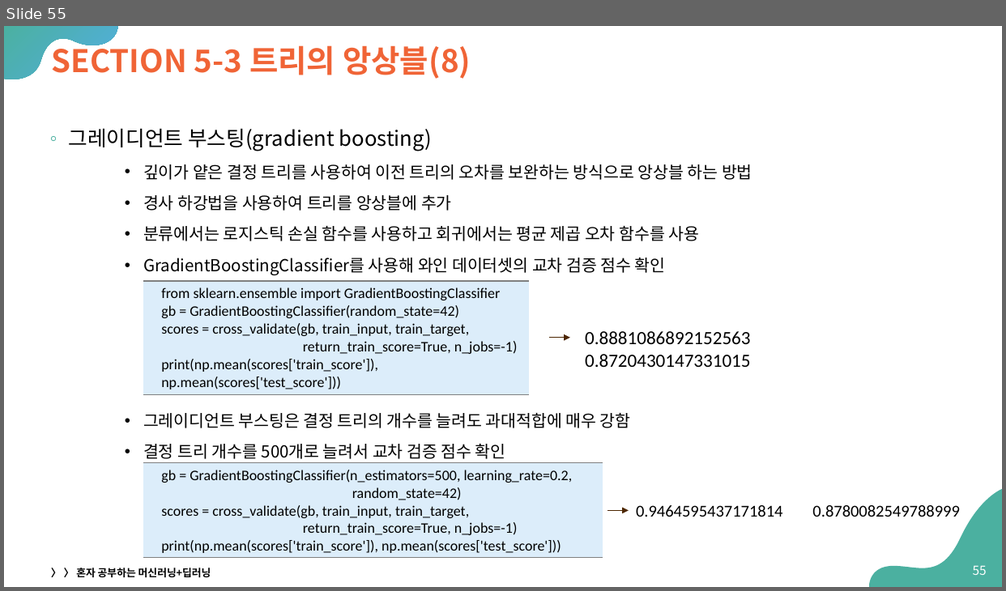
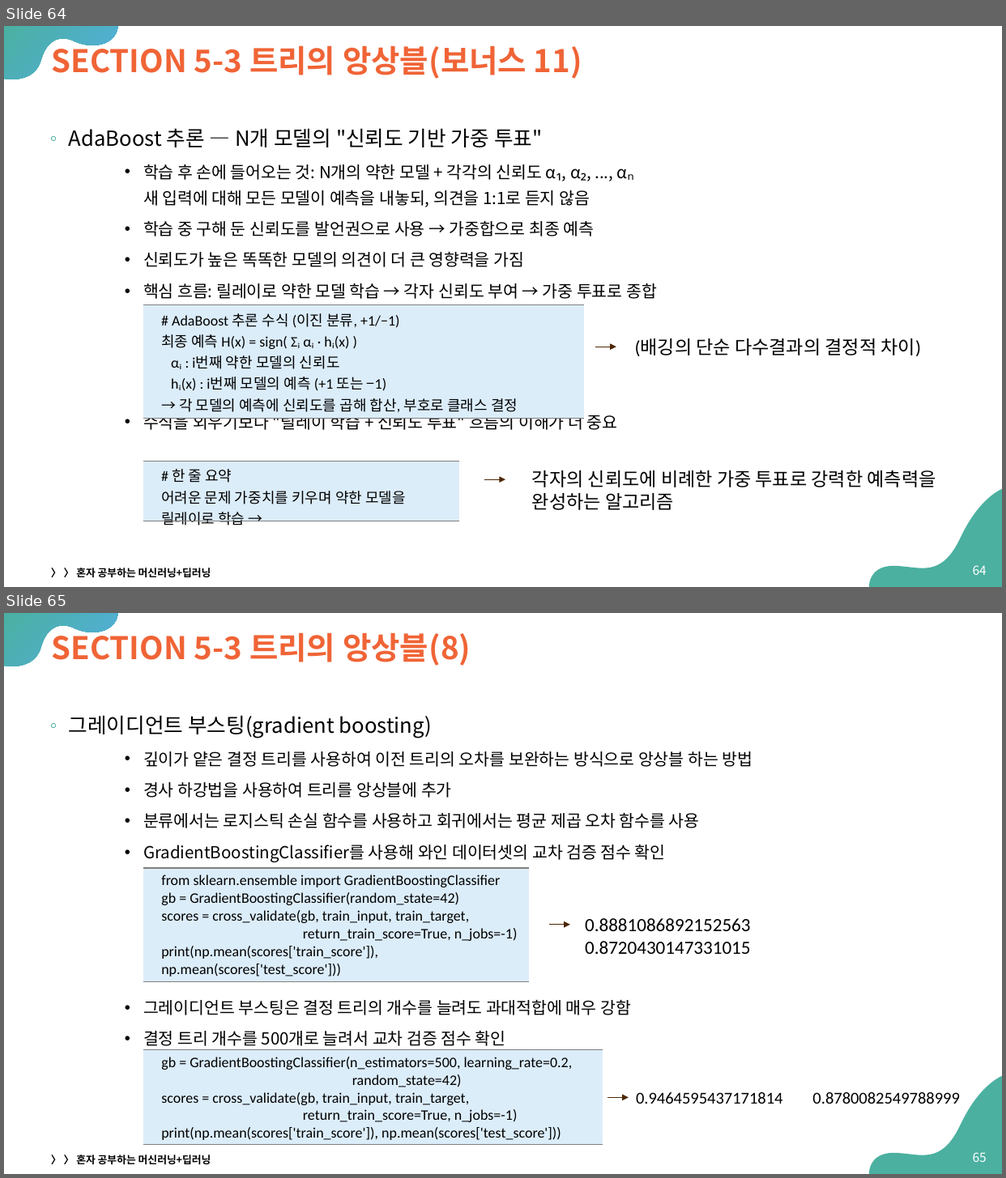
Before and after one commit to Sangdon-Park/Sangdon-Park.github.io, a slide deck: data/인공지능/05_트리_알고리즘.pptx. Shown one above the other, each under a label of ours: slide 55 before the commit, slides 64 and 65 after it. The pictures are 1006x591 and 1006x1178 pixels, drawn with LibreOffice and Linux fonts; fonts in the diff are those of the drawing. Boxes give left, top, right and bottom in pixels: in the first picture for what was removed or moved away, otherwise in the second. Text is boxed around its words. In the diff, an @@ line names an element or a change of style, - is before the commit and + after.

```diff
--- a/data/인공지능/05_트리_알고리즘.pptx
+++ b/data/인공지능/05_트리_알고리즘.pptx
@@ slide 64 added at <box>4,26,1002,587</box>, background #FFFFFF; not listed: 2 template elements that a slide beside it also shows @@
@@ title added at <box>51,41,582,79</box>, 30 pt, text #F06436, bold @@
+SECTION 5-3 트리의 앙상블(보너스 11)
@@ text added at <box>69,128,657,430</box>, 16 pt, text #000000 @@
+◦ AdaBoost 추론 — N개 모델의 "신뢰도 기반 가중 투표"
+    • 학습 후 손에 들어오는 것: N개의 약한 모델 + 각각의 신뢰도 α₁, α₂, ..., αₙ
+      새 입력에 대해 모든 모델이 예측을 내놓되, 의견을 1:1로 듣지 않음
+    • 학습 중 구해 둔 신뢰도를 발언권으로 사용 → 가중합으로 최종 예측
+    • 신뢰도가 높은 똑똑한 모델의 의견이 더 큰 영향력을 가짐
+    • 핵심 흐름: 릴레이로 약한 모델 학습 → 각자 신뢰도 부여 → 가중 투표로 종합
+    • 수식을 외우기보다 "릴레이 학습 + 신뢰도 투표" 흐름의 이해가 더 중요
@@ table added at <box>143,305,584,551</box>, 1 rows, 1 columns @@
+# AdaBoost 추론 수식 (이진 분류, +1/−1) / 최종 예측 H(x) = sign( Σᵢ αᵢ · hᵢ(x) ) / αᵢ : i번째 약한 모델의 신뢰도 / hᵢ(x) : i번째 모델의 예측 (+1 또는 −1) / → 각 모델의 예측에 신뢰도를 곱해 합산, 부호로 클래스 결정
@@ text added at <box>635,339,922,356</box>, 18 pt, text #000000 @@
+(배깅의 단순 다수결과의 결정적 차이)
@@ arrow added from (595, 347) to (616, 347), #4D2702 0.75 pt @@
@@ table added at <box>143,462,459,587</box>, 1 rows, 1 columns @@
+# 한 줄 요약 / 어려운 문제 가중치를 키우며 약한 모델을 릴레이로 학습 →
@@ arrow added from (484, 480) to (505, 480), #4D2702 0.75 pt @@
@@ text added at <box>532,471,936,510</box>, 18 pt, text #000000 @@
+각자의 신뢰도에 비례한 가중 투표로 강력한 예측력을 완성하는 알고리즘
@@ text added at <box>51,568,211,578</box>, 10 pt, text #000000, bold @@
+〉 〉 혼자 공부하는 머신러닝+딥러닝
@@ page number added at <box>973,565,987,575</box>, 12 pt, text #FFFFFF @@
+64
@@ what was slide 55 is now slide 65 @@
@@ page number at <box>973,1152,987,1162</box>: text changed @@
-55
+65
```
Also in this commit, not shown: 11 other slides added, 1 other file.
